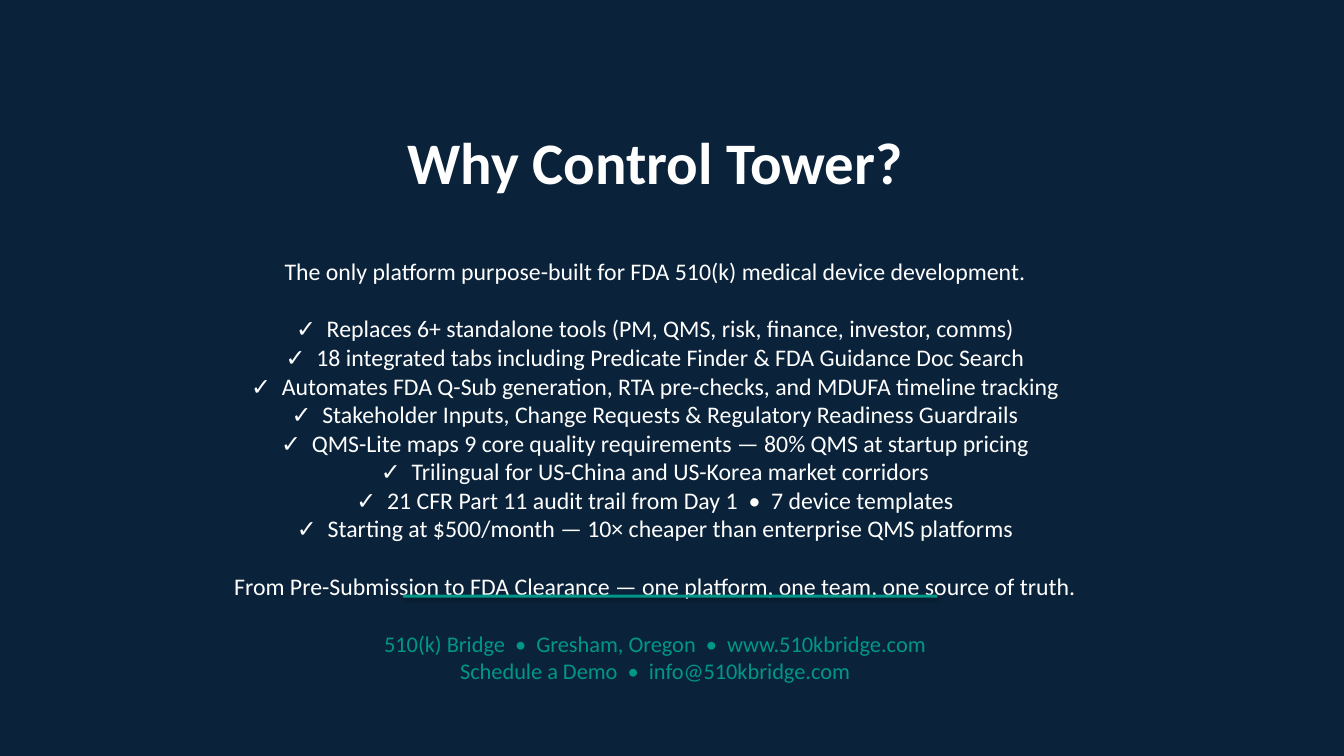
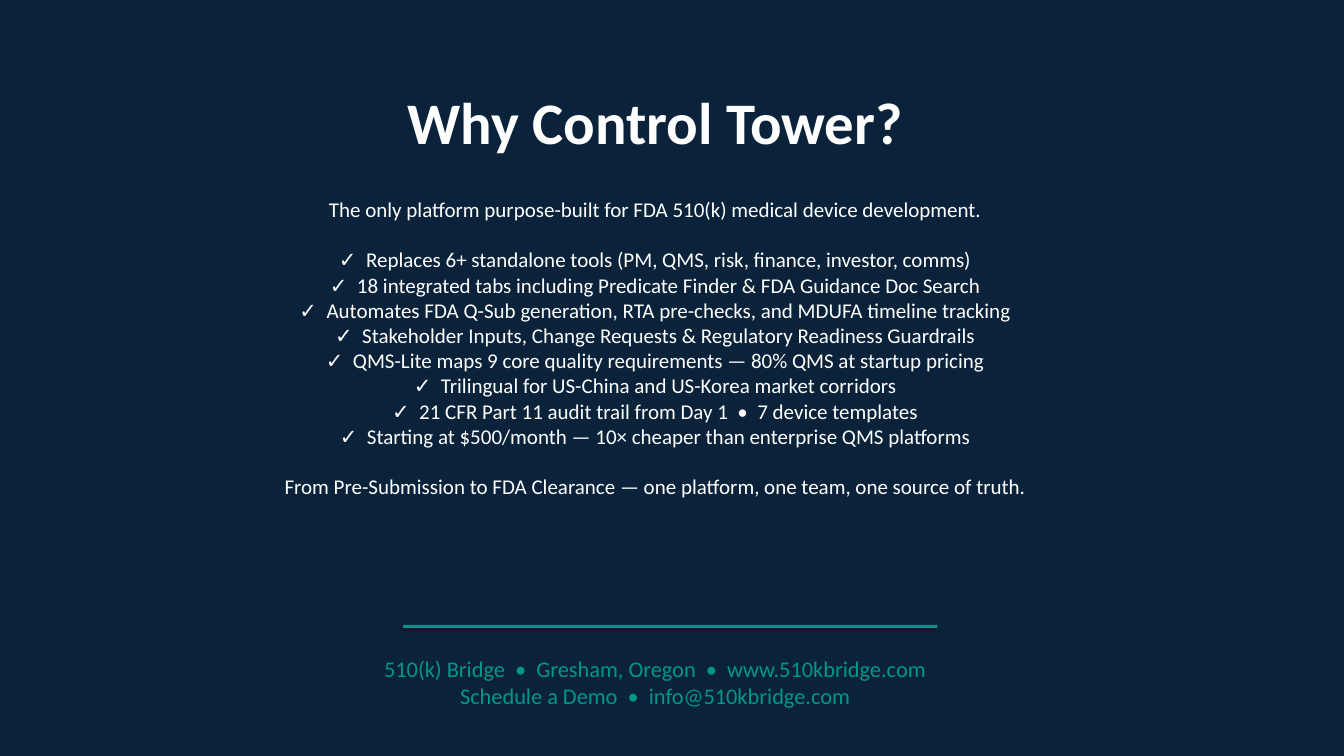
Before and after one commit to londailey6937/arch-medical, a slide deck: slide 28 of Control_Tower_Sales_Deck.pptx. Drawn at 1344x756 pixels with LibreOffice and Linux fonts; fonts in the diff are those of the drawing. Boxes give left, top, right and bottom in pixels: in the first picture for what was removed or moved away, otherwise in the second. Text is boxed around its words. In the diff, an @@ line names an element or a change of style, - is before the commit and + after.

Commit message:
Fix closing slide text bleed: reduce font, adjust vertical spacing

```diff
--- a/Control_Tower_Sales_Deck.pptx
+++ b/Control_Tower_Sales_Deck.pptx
@@ text "Why Control Tower?": place and size @@
-text "Why Control Tower?" at [408,142,903,194]
+text "Why Control Tower?" at [408,102,903,154]
@@ text "The only platform purpose-built for ...": place and size @@
-text "The only platform purpose-built for ..." at [234,262,1075,599]
+text "The only platform purpose-built for ..." at [285,202,1025,498]
@@ text "The only platform purpose-built for ..." at [285,202,1025,498]: size 17 to 15 pt @@
@@ rectangle: place and size @@
-rectangle at [403,595,938,598]
+rectangle at [403,625,938,628]
@@ text "510(k) Bridge • Gresham, Oregon ...": place and size @@
-text "510(k) Bridge • Gresham, Oregon ..." at [384,636,926,683]
+text "510(k) Bridge • Gresham, Oregon ..." at [384,661,926,708]
```
Also in this commit, not shown: 3 other files.
